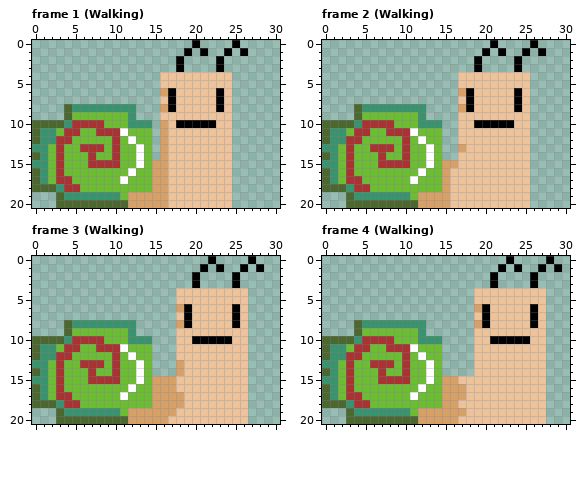
A pixel-art file gets an edit: Assets/imgs/Aseprite/Player.aseprite. The first picture shows the starting point.
31x21 pixels, 26 frames. Colours within 5 levels of each other are drawn and written as one. Shown: frame 1 (Walking), frame 2 (Walking), frame 3 (Walking), frame 4 (Walking). The commit also changed other frames, which this record leaves out.
New version:
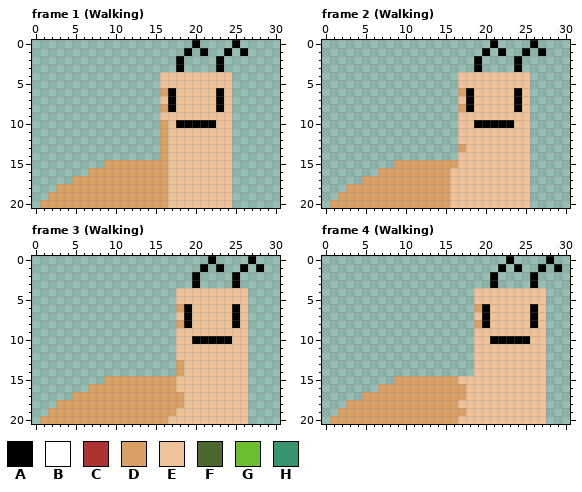
Palette (. is transparent): A #000000  B #ffffff  C #ac3232  D #d9a066  E #eec39a  F #4b692f  G #6abe30  H #37946e
What changed:
--- frame 1 (Walking)
@@ x 0..16 @@
  7 ................E
- 8 ....FHHHHHHHH...D
- 9 ....FGGGGGGGH...E
-10 FFFFHCCCCGGGHHH.D
-11 FHHGCCGGCCCBGGG.D
-12 FHHCCGGGGGCGBGG.D
-13 HHGCGGCCCGCGGBG.D
-14 FHGCGGGCGGCGGBG.D
-15 HHGCGGGCCCCGGBGDD
-16 FHGCGGGGGGGGBGGDD
-17 FHGCCGGGGGGBGGGDD
-18 FFFHCCGGGGGGGGGDD
-19 ...FHHHHHHHGDDDDD
-20 ...FFFFFFFFFDDDDD
+ 8 ................D
+ 9 ................E
+10 ................D
+11 ................D
+12 ................D
+13 ................D
+14 ................D
+15 .........DDDDDDDD
+16 .......DDDDDDDDDD
+17 .....DDDDDDDDDDDD
+18 ...DDDDDDDDDDDDDD
+19 ..DDDDDDDDDDDDDDD
+20 .DDDDDDDDDDDDDDDD
--- frame 2 (Walking)
@@ x 0..16 @@
  7 .................
- 8 ....FHHHHHHHH....
- 9 ....FGGGGGGGH....
-10 FFFFHCCCCGGGHHH..
-11 FHHGCCGGCCCBGGG..
-12 FHHCCGGGGGCGBGG..
-13 HHGCGGCCCGCGGBG..
-14 FHGCGGGCGGCGGBG..
-15 HHGCGGGCCCCGGBGDD
-16 FHGCGGGGGGGGBGGDE
-17 FHGCCGGGGGGBGGGDE
-18 FFFHCCGGGGGGGGGDE
-19 ...FHHHHHHHGDDDDE
-20 ...FFFFFFFFFDDDDE
+ 8 .................
+ 9 .................
+10 .................
+11 .................
+12 .................
+13 .................
+14 .................
+15 .........DDDDDDDD
+16 .......DDDDDDDDDE
+17 .....DDDDDDDDDDDE
+18 ...DDDDDDDDDDDDDE
+19 ..DDDDDDDDDDDDDDE
+20 .DDDDDDDDDDDDDDDE
--- frame 3 (Walking)
@@ x 0..16 @@
  7 .................
- 8 ....FHHHHHHHH....
- 9 ....FGGGGGGGH....
-10 FFFFHCCCCGGGHHH..
-11 FHHGCCGGCCCBGGG..
-12 FHHCCGGGGGCGBGG..
-13 HHGCGGCCCGCGGBG..
-14 FHGCGGGCGGCGGBG..
-15 HHGCGGGCCCCGGBGDD
-16 FHGCGGGGGGGGBGGDD
-17 FHGCCGGGGGGBGGGDD
-18 FFFHCCGGGGGGGGGDD
-19 ...FHHHHHHHGDDDDD
-20 ...FFFFFFFFFDDDDD
+ 8 .................
+ 9 .................
+10 .................
+11 .................
+12 .................
+13 .................
+14 .................
+15 .........DDDDDDDD
+16 .......DDDDDDDDDD
+17 .....DDDDDDDDDDDD
+18 ...DDDDDDDDDDDDDD
+19 ..DDDDDDDDDDDDDDD
+20 .DDDDDDDDDDDDDDDD
--- frame 4 (Walking): the same change as frame 3 (Walking)
